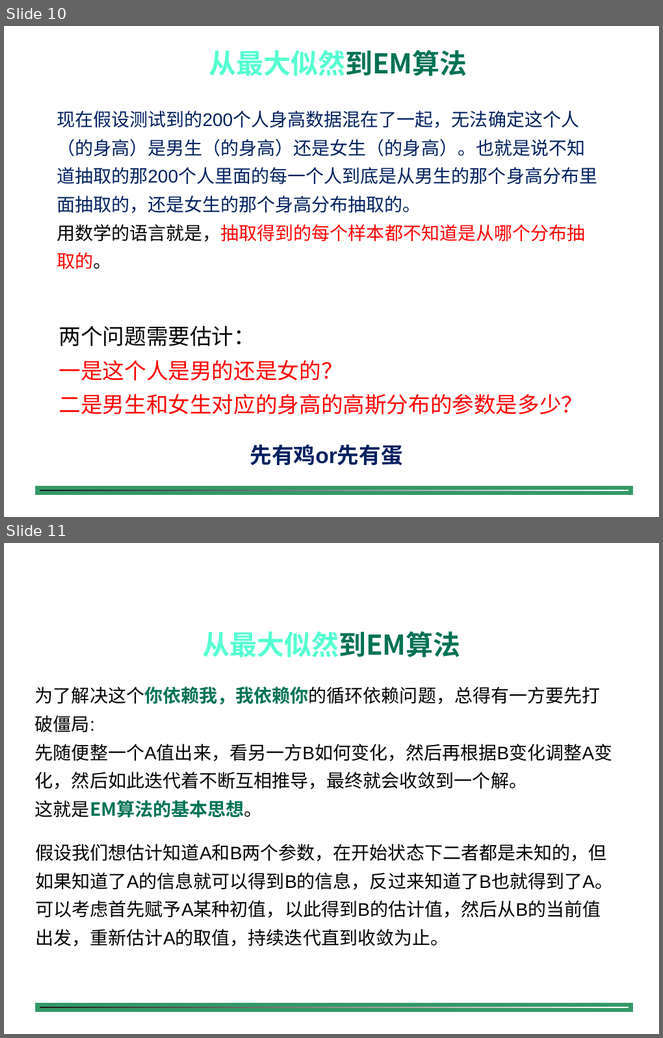
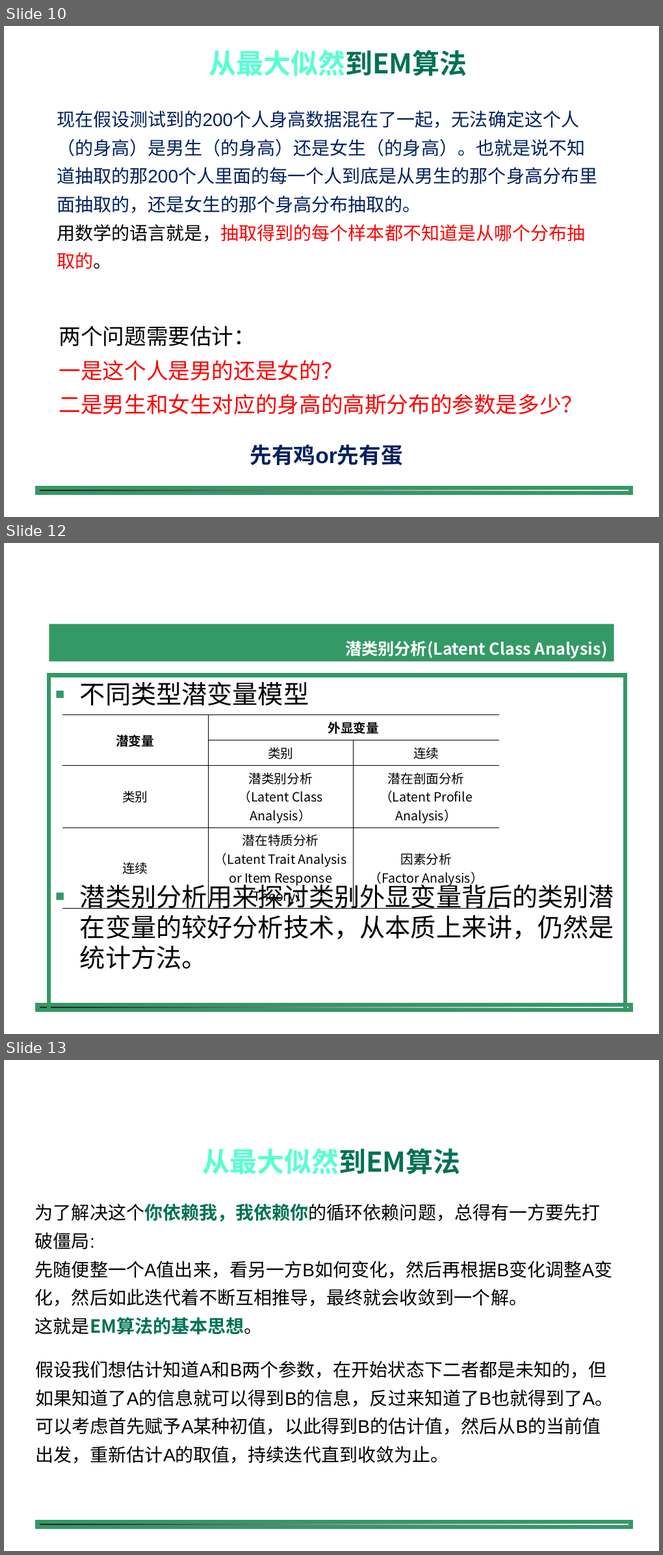
Before and after one commit to shfkuang/shfkuang.github.io, a slide deck: dm/ch4.5.ppt. Shown one above the other, each under a label of ours: slides 10 and 11 before the commit, slides 10, 12 and 13 after it; the slides between them are not shown. The pictures are 663x1038 and 663x1555 pixels, drawn with LibreOffice and Linux fonts; fonts in the diff are those of the drawing; background and template pictures are left out. Boxes give left, top, right and bottom in pixels: in the first picture for what was removed or moved away, otherwise in the second. Text is boxed around its words. In the diff, an @@ line names an element or a change of style, - is before the commit and + after.

```diff
--- a/dm/ch4.5.ppt
+++ b/dm/ch4.5.ppt
@@ slide 12 added at <box>4,543,659,1034</box>, background #FFFFFF; not listed: 1 template element that a slide beside it also shows @@
@@ title added at <box>50,624,614,661</box>, fill #339966, 18 pt, text #FFFFFF, bold @@
+潜类别分析(Latent Class Analysis)
@@ rectangle added at <box>50,676,626,1011</box>, outline #339966 4.51 pt, 28 pt, text #000000 @@
+■ 不同类型潜变量模型
+■ 潜类别分析用来探讨类别外显变量背后的类别潜在变量的较好分析技术，从本质上来讲，仍然是统计方法。
@@ table added at <box>62,715,499,908</box>, 4 rows, 3 columns @@
+潜变量 | 外显变量 | 
+ | 类别 | 连续
+类别 | 潜类别分析 / （Latent Class Analysis） | 潜在剖面分析 / （Latent Profile Analysis）
+连续 | 潜在特质分析 / （Latent Trait Analysis or Item Response Theory） | 因素分析 / （Factor Analysis）
@@ what was slide 11 is now slide 13 @@
```
Also in this commit, not shown: 5 slides changed, 1 other slide added, 4 other files.
